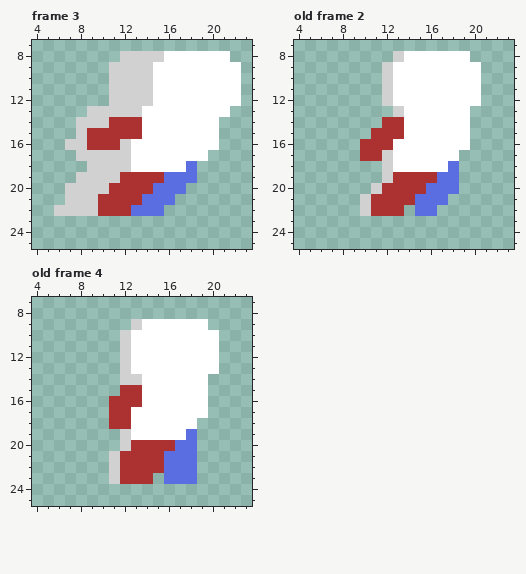
A pixel-art file gets an edit: Sprites/Characters/Player/Player_Dash.aseprite. That is the earlier state.
32x32 pixels, 5 frames. Shown: frame 3: x 4..23, y 7..25; old frame 2: x 4..23, y 7..25; old frame 4: x 4..23, y 7..25. The commit also changed other frames, which this record leaves out.
Once edited:
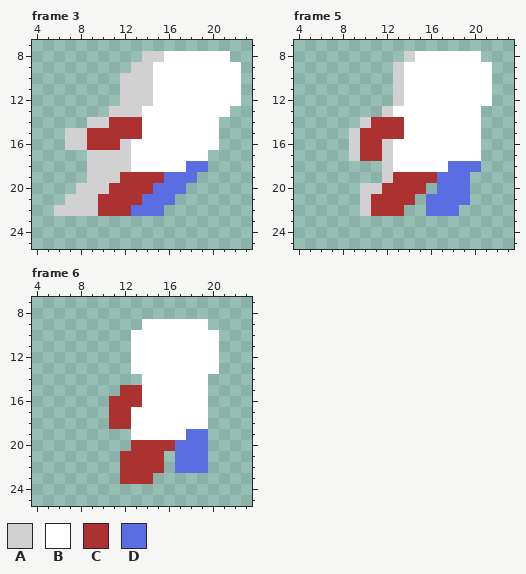
Palette (. is transparent): A #d1d1d1  B #ffffff  C #ac3232  D #5b6ee1
A new or re-ordered frame is compared with the old frame closest to it.
From old to new:
frames 5 -> 7
Frame 3:
The edit adds colour A in row 15 at x 7.
The edit adds colour D in row 18 at x 19.
Colour A is removed in row 8 at x 12 to 13; in row 9 at x 11 to 12; in rows 10 to 12 at x 11; in row 13 at x 9 to 10; in row 14 at x 8; in row 17 at x 8.
Colour A is removed in row 19 at x 8; in row 20 at x 7.
Frame 5 is new; against old frame 2:
The edit adds colour A in row 13 at x 12; in row 14 at x 10; in rows 15 to 17 at x 9; in row 20 at x 10.
Colour B gives way to colour A in row 8 at x 14; in rows 9 to 12 at x 13.
Colour C gives way to colour A in row 16 at x 12.
The edit adds colour B in row 8 at x 20; in rows 9 to 12 at x 21; in rows 13 to 16 at x 20; in row 17 at x 19 to 20.
Colour A gives way to colour B in row 13 at x 13.
The edit adds colour C in row 14 at x 11; in row 15 at x 10.
The edit adds colour D in row 18 at x 19 to 20; in rows 19 to 20 at x 19; in row 21 at x 18 to 19; in row 22 at x 17 to 18.
Colour A is removed in row 8 at x 13; in rows 9 to 12 at x 12.
Colour D is removed in row 20 at x 16; in rows 21 to 22 at x 15.
Frame 6 is new; against old frame 4:
The edit adds colour B in row 18 at x 19.
The edit adds colour D in rows 19 to 22 at x 19.
Colour A is removed in row 9 at x 13; in rows 10 to 13 at x 12; in row 14 at x 12 to 13; in rows 19 to 20 at x 12; in rows 21 to 23 at x 11.
Colour D is removed in rows 21 to 22 at x 16; in row 23 at x 16 to 18.
